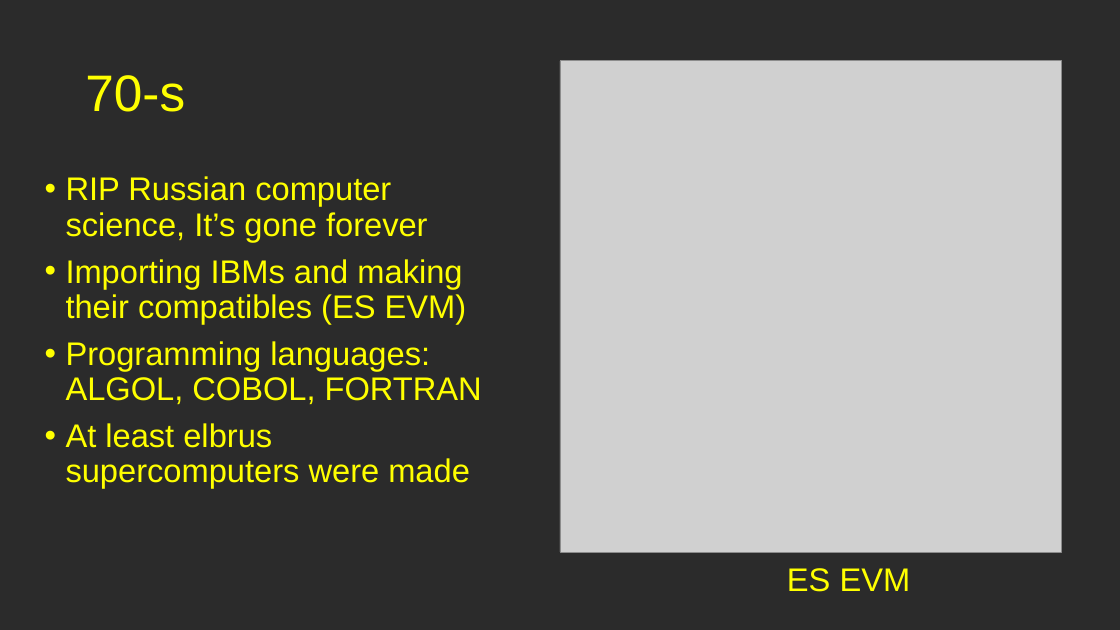
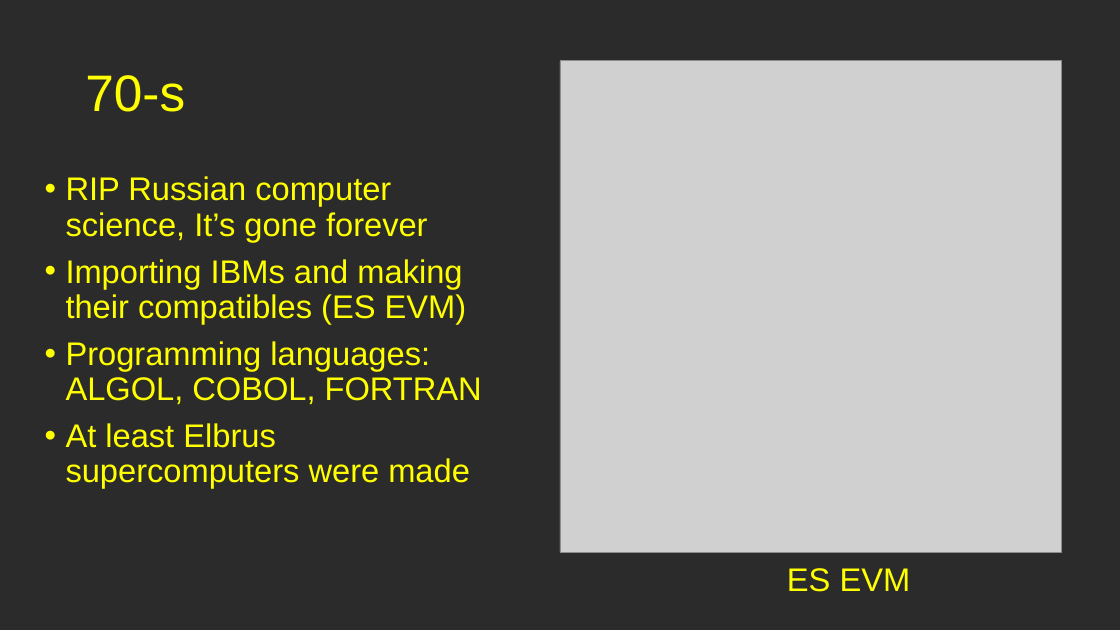
Before and after one commit to Mita57/uni_stuff, a slide deck: slide 10 of Russian Memes.pptx. Drawn at 1120x630 pixels with LibreOffice and Linux fonts; fonts in the diff are those of the drawing; grey boxes stand for pictures; background and template pictures are left out; a plain dark background stands for a picture behind light text. Boxes give left, top, right and bottom in pixels: in the first picture for what was removed or moved away, otherwise in the second. Text is boxed around its words. In the diff, an @@ line names an element or a change of style, - is before the commit and + after.

```diff
--- a/Russian Memes.pptx
+++ b/Russian Memes.pptx
@@ text at [66, 423, 470, 488]: text changed @@
-• At least elbrus supercomputers were made
+• At least Elbrus supercomputers were made
```
Also in this commit, not shown: 2 other slides changed, 3 slides added.
